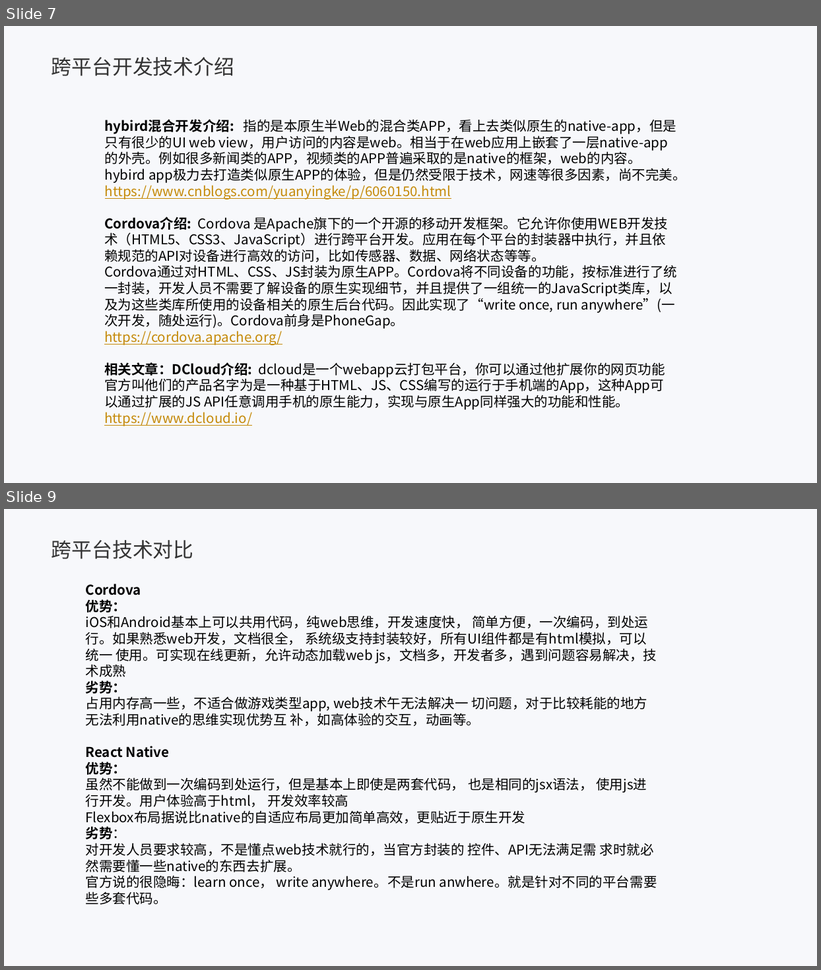
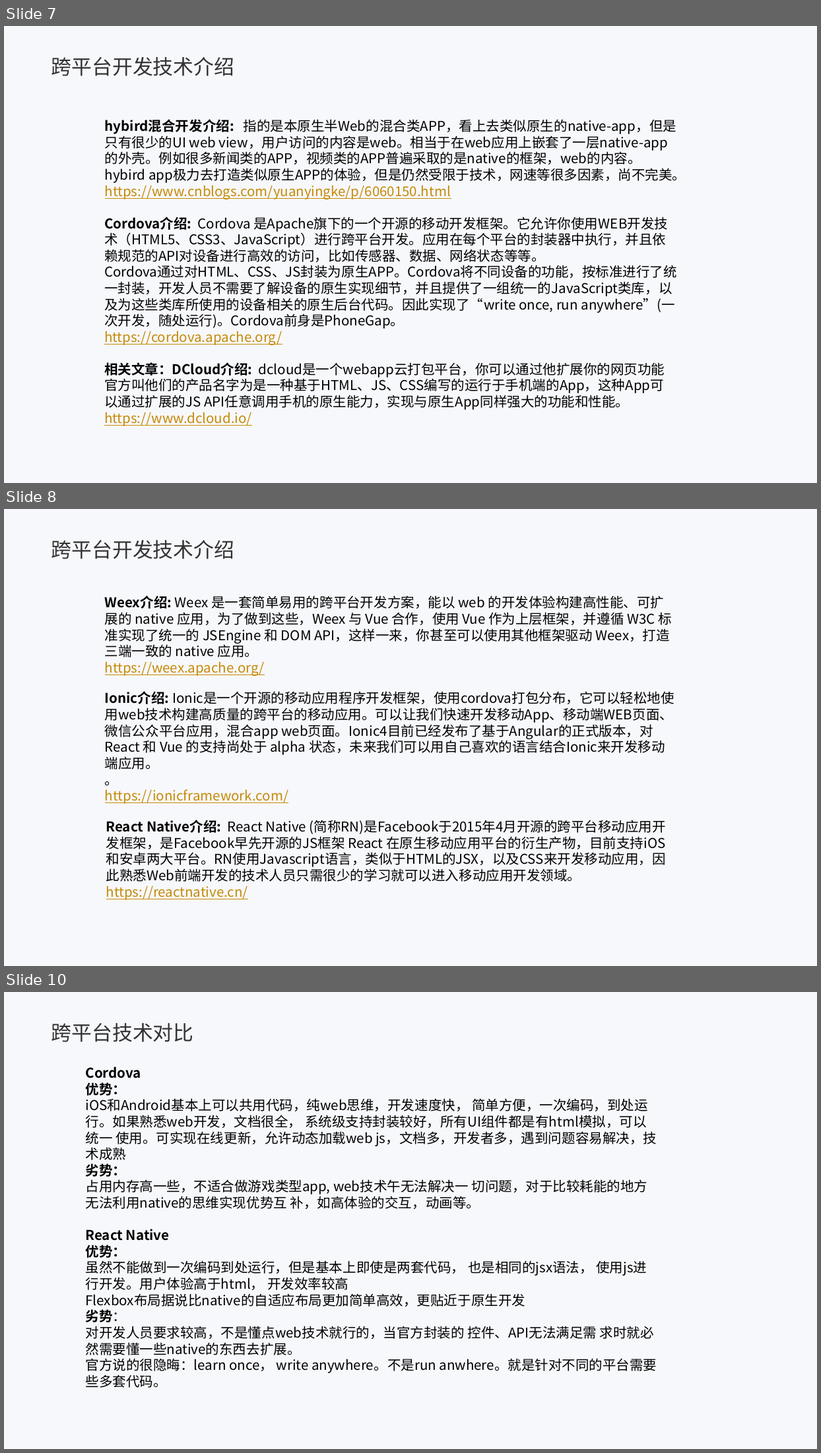
Before and after one commit to fenglipk/react-native-demo, a slide deck: 移动端开发分享.pptx. Shown one above the other, each under a label of ours: slides 7 and 9 before the commit, slides 7, 8 and 10 after it; the slides between them are not shown. The pictures are 821x970 and 821x1453 pixels, drawn with LibreOffice and Linux fonts; fonts in the diff are those of the drawing; background and template pictures are left out. Boxes give left, top, right and bottom in pixels: in the first picture for what was removed or moved away, otherwise in the second. Text is boxed around its words. In the diff, an @@ line names an element or a change of style, - is before the commit and + after.

```diff
--- a/移动端开发分享.pptx
+++ b/移动端开发分享.pptx
@@ slide 8 added at [4, 509, 817, 966], background picture (left out); not listed: 1 template element that a slide beside it also shows @@
@@ text added at [52, 540, 234, 559], 18 pt, text #333333 @@
+跨平台开发技术介绍
@@ text added at [105, 595, 672, 676], 12 pt, text #000000 @@
+Weex介绍: Weex 是一套简单易用的跨平台开发方案，能以 web 的开发体验构建高性能、可扩展的 native 应用，为了做到这些，Weex 与 Vue 合作，使用 Vue 作为上层框架，并遵循 W3C 标准实现了统一的 JSEngine 和 DOM API，这样一来，你甚至可以使用其他框架驱动 Weex，打造三端一致的 native 应用。
+https://weex.apache.org/
@@ text added at [105, 691, 675, 804], 12 pt, text #000000 @@
+Ionic介绍: Ionic是一个开源的移动应用程序开发框架，使用cordova打包分布，它可以轻松地使用web技术构建高质量的跨平台的移动应用。可以让我们快速开发移动App、移动端WEB页面、微信公众平台应用，混合app web页面。Ionic4目前已经发布了基于Angular的正式版本，对 React 和 Vue 的支持尚处于 alpha 状态，未来我们可以用自己喜欢的语言结合Ionic来开发移动端应用。
+。
+https://ionicframework.com/
@@ text added at [106, 820, 666, 900], 12 pt, text #000000 @@
+React Native介绍: React Native (简称RN)是Facebook于2015年4月开源的跨平台移动应用开发框架，是Facebook早先开源的JS框架 React 在原生移动应用平台的衍生产物，目前支持iOS和安卓两大平台。RN使用Javascript语言，类似于HTML的JSX，以及CSS来开发移动应用，因此熟悉Web前端开发的技术人员只需很少的学习就可以进入移动应用开发领域。
+https://reactnative.cn/
@@ what was slide 9 is now slide 10 @@
```
Also in this commit, not shown: 2 slides changed, 1 other file.
